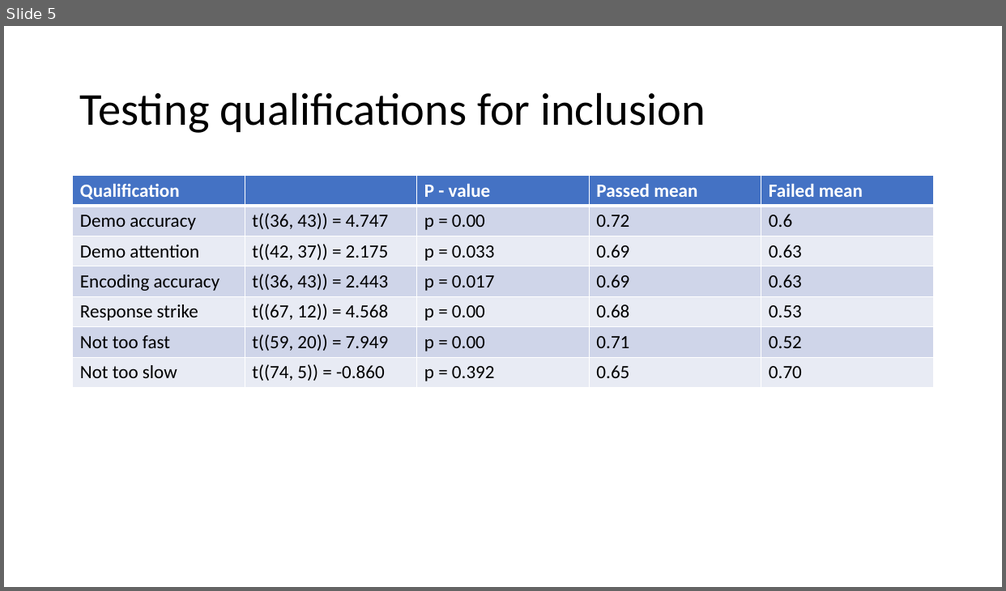
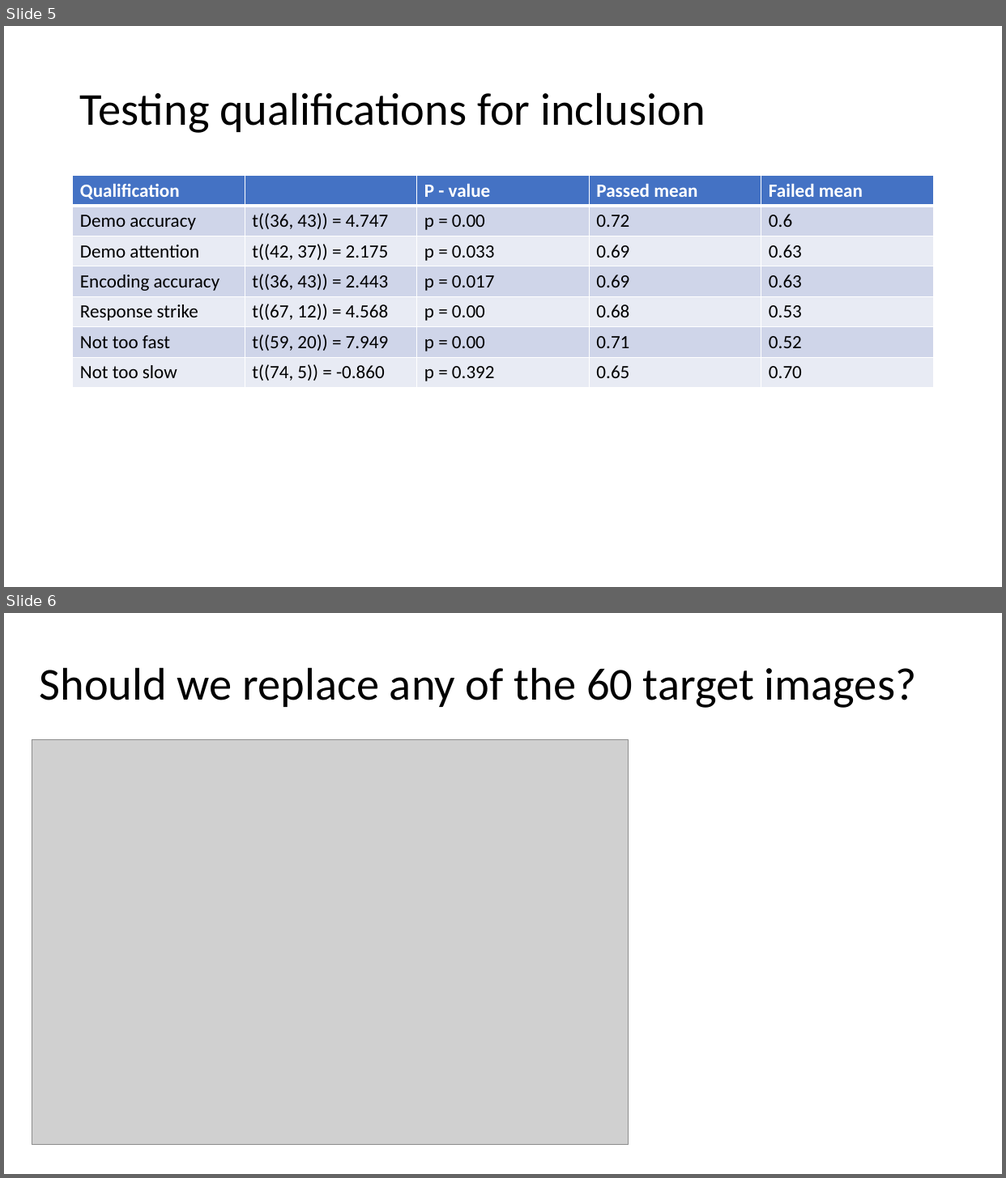
Before and after one commit to edenjenzohar/Visual-memory-task, a slide deck: docs/pilot 1 results.pptx. Shown one above the other, each under a label of ours: slide 5 before the commit, slides 5 and 6 after it. The pictures are 1006x591 and 1006x1178 pixels, drawn with LibreOffice and Linux fonts; fonts in the diff are those of the drawing; grey boxes stand for pictures. Boxes give left, top, right and bottom in pixels: in the first picture for what was removed or moved away, otherwise in the second. Text is boxed around its words. In the diff, an @@ line names an element or a change of style, - is before the commit and + after.

```diff
--- a/docs/pilot 1 results.pptx
+++ b/docs/pilot 1 results.pptx
@@ slide 6 added at [4, 613, 1002, 1174], background #FFFFFF @@
@@ title added at [40, 667, 916, 708], 44 pt, text #000000 @@
+Should we replace any of the 60 target images?
@@ picture added at [32, 739, 629, 1144] @@
```
Also in this commit, not shown: 2 other files.
